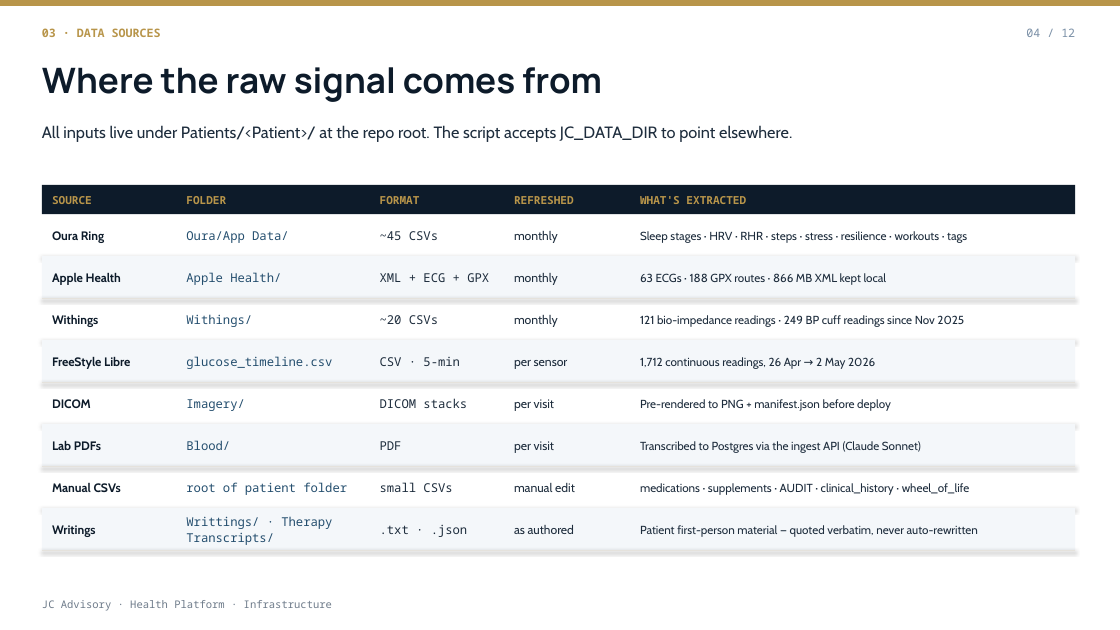
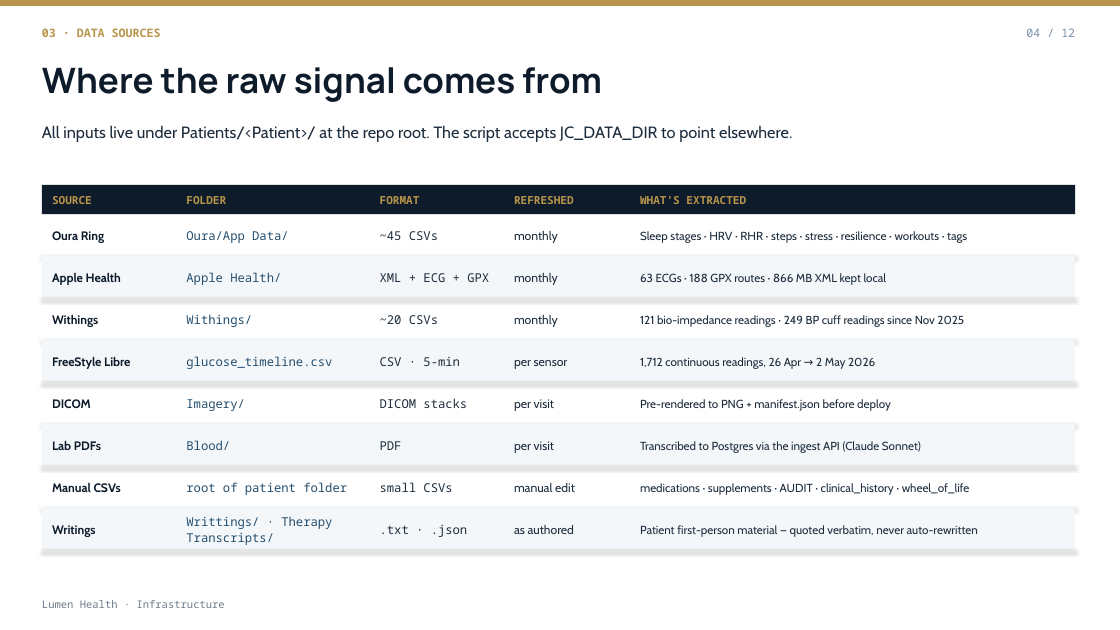
Before and after one commit to joaocreste/health, a slide deck: slide 4 of infrastructure.pptx. Drawn at 1120x630 pixels with LibreOffice and Linux fonts; fonts in the diff are those of the drawing. Boxes give left, top, right and bottom in pixels: in the first picture for what was removed or moved away, otherwise in the second. Text is boxed around its words. In the diff, an @@ line names an element or a change of style, - is before the commit and + after.

Commit message:
Rebrand: JC Advisory -> Lumen Health (full platform sweep)
Brand
- New logo SVGs: heart-with-ECG silhouette (light + dark variants) per the Lumen brand doc; petrol-blue body, honey-gold ECG line
- Wordmark / tagline updated across every page (titles, nav, footer): "Lumen Health · From data to insights"
- All <title> tags rewritten

Tokens (web/assets/styles.css)
- Added the Lumen midnight dark-surface stack (#060D1C intro, #0A1428 base, #131F37 raised, #1A2542 elevated, plus warm/cool)
- Added accent-petrol (#244E6E / #6BA3C7 dark) and accent-gold (#B8860B / #F4B942 dark) brand tokens with petrol-fill rgba helpers
- Pointed --text-link and --border-focus at the new accent-petrol token
- Reshaped .pill/.badge to the Lumen full-pill style (border-radius 100px, Plex Sans, 4px x 12px)
- Topnav band moved from #0F2238 to the Lumen midnight base (#0A1428) with #1A2542 hairline
- Hero band moved to the Lumen midnight intro (#060D1C) for stronger contrast against the gold accent
- Active topnav links now use the honey-gold accent

Code
- web/_worker.js system prompt: "Lumen Health portal assistant"
- patient-context.js, app.js, chatbot.js, export.js, leo-mode.js, silvana-labs.js: all rebranded
- bin/extract.py header rebranded
- db/schema.ts header rebranded
- Bumped styles.css cache key to v=49 so browsers pick up the new tokens immediately

Docs
- branding.html and health-palette.html removed (gitignored locally; replaced by the Lumen brand doc on disk)
- infrastructure.html title/hero/footer rebranded
- bin/build-infrastructure-pptx.py rebranded; infrastructure.pptx regenerated with the new strings

Out of scope intentionally
- Cloudflare Pages project name (jc-advisory-health) and live URL stay until the user is ready to migrate DNS for the purchased lumen domain
- sitemap.xml / robots.txt URLs unchanged for the same reason

```diff
--- a/infrastructure.pptx
+++ b/infrastructure.pptx
@@ text at (42,600,225,608): text changed @@
-JC Advisory · Health Platform · Infrastructure
+Lumen Health · Infrastructure
```
Also in this commit, not shown: 3 other slides changed, 27 other files.
